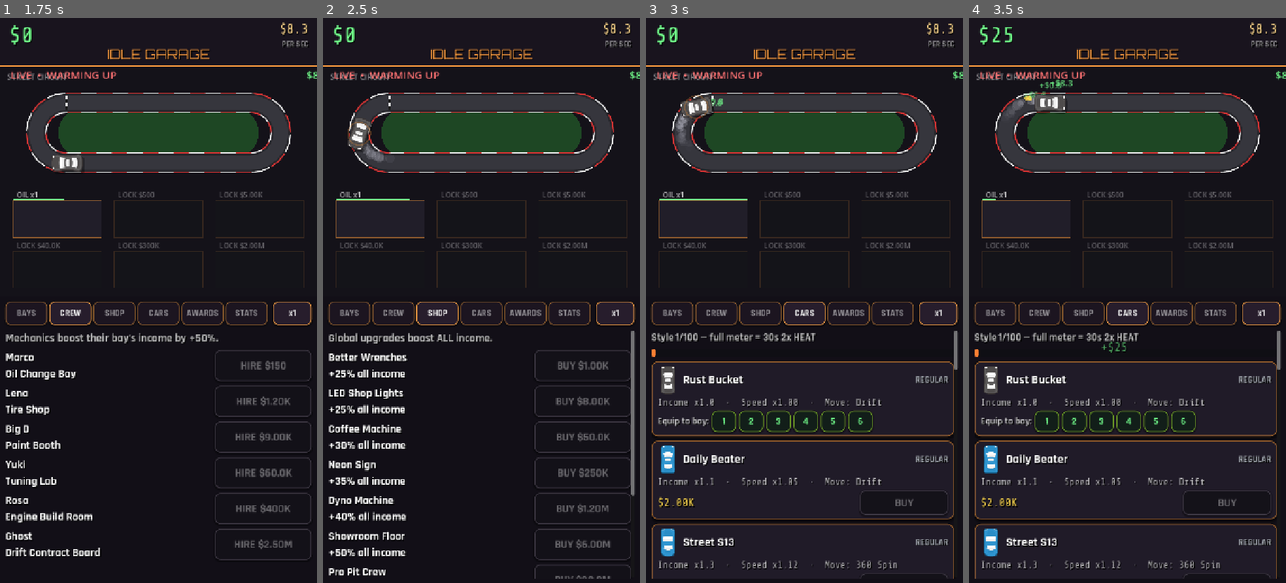
Above: before the commit, frames 1-4 (left to right).
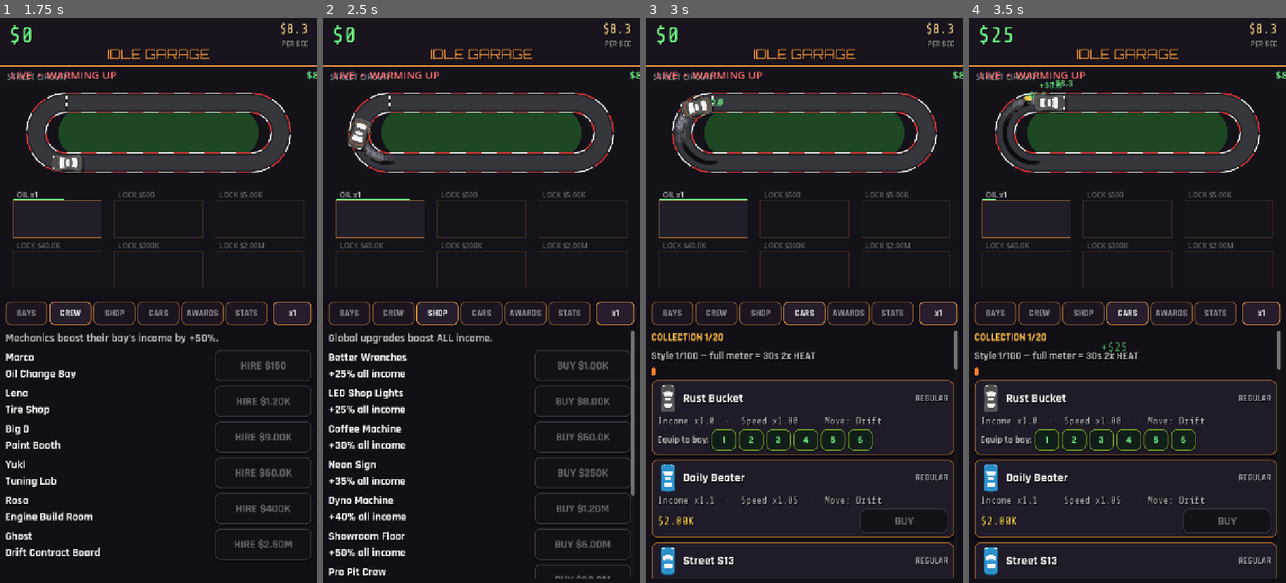
Above: after the commit, the same moments.

Repository: Thefreatbandz/idle-garage
Game: Godot game, scene res://scenes/main.tscn
Two runs of this game, one before a commit and one after it. Both use one fixed random seed, a clock stepped at 60 frames per second and the inputs below.
Inputs:
- Up to frame 1 (1.75 s): click "BAYS" at 0.5 s; click "CREW" at 1.25 s
- Up to frame 2 (2.5 s): click "SHOP" at 2 s
- Up to frame 3 (3 s): click "CARS" at 2.75 s
- Up to frame 4 (3.5 s): no input

Frame 1 is identical in both runs. In frame 2, less than 0.1% of the frame differs, in the area x 12-23%, y 23-26%; in frame 3, 9.3%; in frame 4, 9.4%, in the area x 1-98%, y 14-99%.

Commit message:
v7+: skid marks, HEAT glow, collection counter

Diff:
--- a/scripts/race_preview.gd
+++ b/scripts/race_preview.gd
@@ -17,6 +17,7 @@
 
 var _cars := []  # per generator: {mode, track_t, speed, color, bay_t, service_t, pos}
 var _smokes := []
+var _skids := []  # persistent skid marks: {pos, angle, life}
 var _coins := []  # {pos, life}
 var _floats := []  # {pos, life, max, text}
 var _time := 0.0
@@ -167,6 +168,9 @@
 		s["life"] = float(s["life"]) - dt
 		s["pos"] = (s["pos"] as Vector2) + Vector2(0, -14) * dt
 	_smokes = _smokes.filter(func(s): return float(s["life"]) > 0.0)
+	for sk in _skids:
+		sk["life"] = float(sk["life"]) - dt
+	_skids = _skids.filter(func(sk): return float(sk["life"]) > 0.0)
 	for cn in _coins:
 		cn["life"] = float(cn["life"]) - dt
 		cn["pos"] = (cn["pos"] as Vector2) + Vector2(randf_range(-20, 20), -40) * dt
@@ -181,6 +185,11 @@
 
 func _spawn_smoke(p: Vector2) -> void:
 	_smokes.append({"pos": p + Vector2(randf_range(-8, 8), 0), "life": 0.9, "max": 0.9, "size": randf_range(6, 12)})
+
+func _spawn_skid(p: Vector2, angle: float) -> void:
+	_skids.append({"pos": p, "angle": angle, "life": 8.0, "max": 8.0})
+	if _skids.size() > 120:
+		_skids = _skids.slice(_skids.size() - 120)
 
 func _spawn_spark(p: Vector2) -> void:
 	_smokes.append({"pos": p + Vector2(randf_range(-14, 14), randf_range(-8, 8)), "life": 0.4, "max": 0.4, "size": randf_range(3, 5)})
@@ -299,6 +308,10 @@
 	# theme label
 	draw_string(ThemeDB.fallback_font, Vector2(16, 30), theme["name"],
 		HORIZONTAL_ALIGNMENT_LEFT, -1, 18, Color(1, 1, 1, 0.5))
+	# HEAT glow overlay
+	if game and float(game.heat_timer) > 0.0:
+		var pulse := 0.10 + 0.05 * sin(Time.get_ticks_msec() / 180.0)
+		draw_rect(Rect2(0, 0, w, size.y), Color(1.0, 0.45, 0.10, pulse))
 	# bays
 	if game:
 		for i in range(6):
@@ -325,6 +338,12 @@
 				var pr: float = game.progress[i]
 				draw_rect(Rect2(bp - Vector2(BAY_W / 2, BAY_H / 2 + 4), Vector2(BAY_W * pr, 3)),
 					Color(0.45, 1.0, 0.55))
+	# skid marks (under cars, over track)
+	for sk in _skids:
+		var sa: float = float(sk["life"]) / float(sk["max"])
+		var dir := Vector2(cos(float(sk["angle"])), sin(float(sk["angle"])))
+		var pp: Vector2 = sk["pos"]
+		draw_line(pp - dir * 14.0, pp + dir * 14.0, Color(0.05, 0.05, 0.06, sa * 0.55), 7.0, true)
 	# smoke/sparks
 	for s in _smokes:
 		var a: float = float(s["life"]) / float(s["max"])
@@ -345,6 +364,8 @@
 				continue
 			var c: Dictionary = _cars[i]
 			var drifting := int(c["mode"]) == M_TRACK and _in_drift_zone(float(c["track_t"]))
+			if drifting:
+				_spawn_skid(c["pos"], float(c["angle"]))
 			var mv := _car_move(i)
 			var extra_yaw := 0.0
 			if drifting:
--- a/scripts/ui.gd
+++ b/scripts/ui.gd
@@ -304,6 +304,13 @@
 	for c in _cars_vb.get_children():
 		c.queue_free()
 	_car_buy_btns.clear()
+	# collection counter
+	var owned_n := 0
+	for c in game.cars_owned:
+		if c:
+			owned_n += 1
+	var coll := _label("COLLECTION %d/%d" % [owned_n, game.cars_owned.size()], 24, Vector2(0, 0), FONT_HUD, Color(1.0, 0.75, 0.30))
+	_cars_vb.add_child(coll)
 	# style meter header
 	var heat_txt := "HEAT ACTIVE! 2x income (%ds)" % int(game.heat_timer) if game.heat_timer > 0 else "Style %d/100 — full meter = 30s 2x HEAT" % int(game.style_meter)
 	var hm := _label(heat_txt, 24, Vector2(0, 0), FONT_HUD, Color(1.0, 0.5, 0.2) if game.heat_timer > 0 else Color(1, 1, 1, 0.7))
Not shown, changed: build/web/index.html
Not shown, changed: build/web/index.pck
Not shown, changed: docs/index.html
Not shown, changed: docs/index.pck
